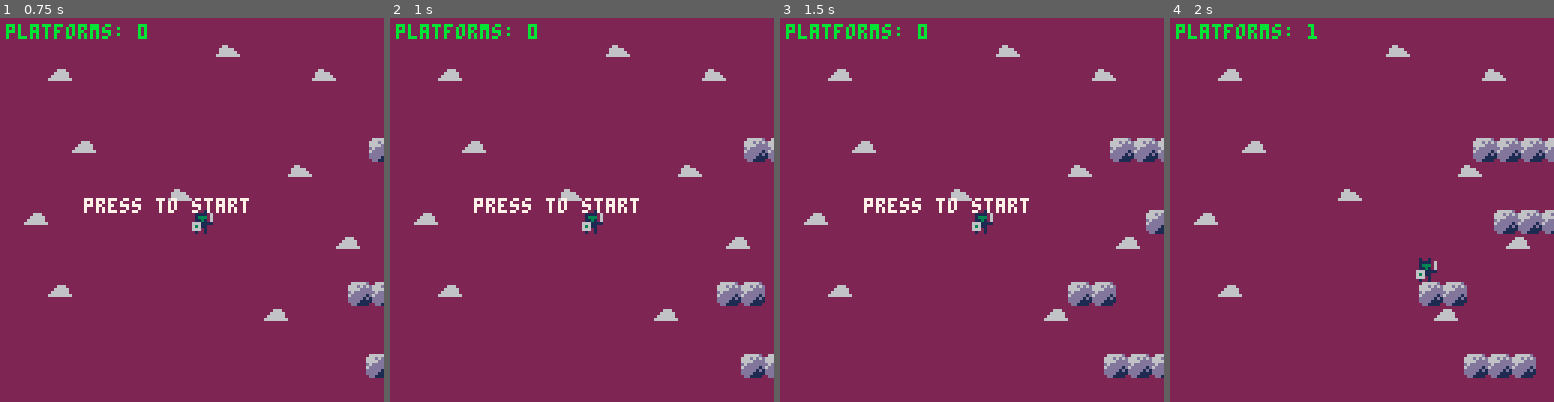
Above: before the commit, frames 1-4 (left to right).
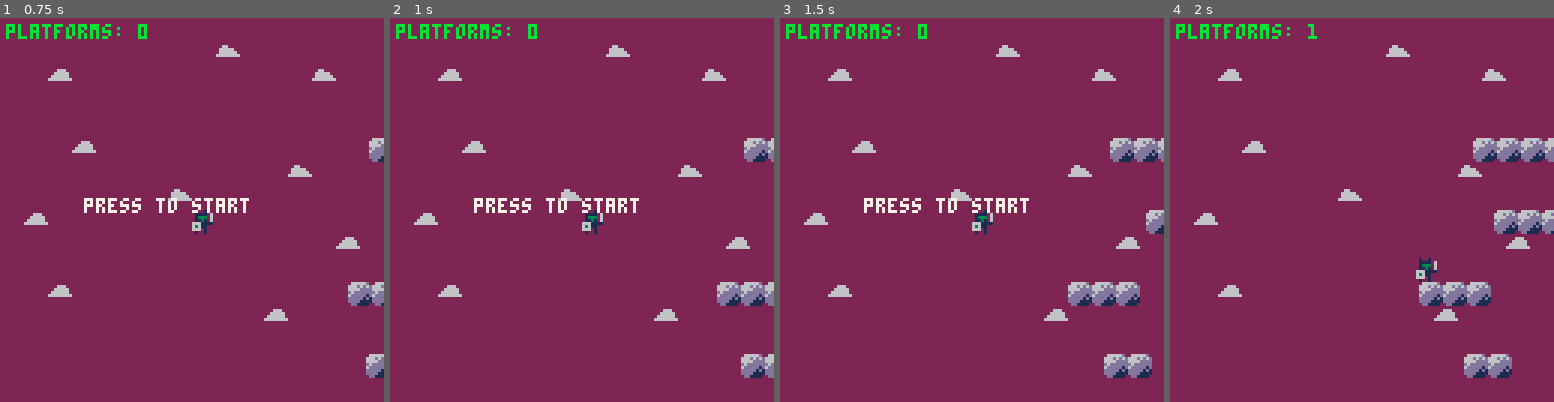
Above: after the commit, the same moments.

Repository: joe-barhouch/pico-runner
Game: PICO-8 cartridge main.p8
The game is run twice, just before and just after one commit, with the same random seed, the same clock (stepped at 60 frames per second) and the same inputs.
Inputs:
- Up to frame 1 (0.75 s): tap X (X key) at 0.33 s
- Up to frame 2 (1 s): no input
- Up to frame 3 (1.5 s): tap X (X key) at 1.07 s
- Up to frame 4 (2 s): hold Right from 1.6 s (still down); tap X (X key) at 1.85 s

Frame 1 is identical in both runs. In frame 2, 0.1% of the frame differs, in the area x 97-100%, y 68-75%; in frame 3, 0.5%; in frame 4, 0.7%, in the area x 77-96%, y 68-94%.

Commit message:
Refine platform management

Diff:
--- a/src/collision.lua
+++ b/src/collision.lua
@@ -101,7 +101,7 @@
   local earliest_collision = nil
   local collision_platform = nil
 
-  for plat in all(platforms) do
+  for plat in all(PlatformManager.platforms) do
     local t, nx, ny, tx, ty, intersect = swept_aabb_collision(player_x, player_y, player_w, player_h, plat.x, plat.y, plat.width * 8, 8, goal_x, goal_y)
 
     -- Only consider top surface collisions (normal pointing up)
--- a/src/game_manager.lua
+++ b/src/game_manager.lua
@@ -85,6 +85,7 @@
     -- Only change if we need to
     if target_direction ~= current_direction then
         current_direction = target_direction
+        cleanup_platforms(current_direction)
     end
 end
 
--- a/src/platforms.lua
+++ b/src/platforms.lua
@@ -2,6 +2,9 @@
 
 Platform = {}
 Platform.__index = Platform
+
+-- Table to encapsulate manager state
+PlatformManager = {}
 
 -- The `new` function now takes a slot_index to guarantee its position
 function Platform:new(x, y, speed, sprite, width, direction, slot_index)
@@ -56,34 +59,34 @@
 -- ======================================================
 
 function init_platforms()
-  platform_base_speed = 0.5
-  platforms = {}
-  plat_widths = { 2, 3, 4 } -- Possible widths
+  PlatformManager.platform_base_speed = 0.5
+  PlatformManager.platforms = {}
+  PlatformManager.plat_widths = { 2, 3, 4 }
 
   -- Timer-based spawning
-  spawn_timer = 0
-  spawn_delay = 30 -- Spawn a platform every 30 frames (0.5 seconds) if above minimum
+  PlatformManager.spawn_timer = 0
+  PlatformManager.spawn_delay = 30 -- frames
 
   -- Simplified Slot System Setup
-  min_distance = 24 -- The space between the start of each slot
+  PlatformManager.min_distance = 24
 
   -- Create lists of *available* slot indices
-  y_free_slots = {}
-  local num_y_slots = flr((SCREEN_HEIGHT - 32) / min_distance) -- Usable vertical space
+  PlatformManager.y_free_slots = {}
+  local num_y_slots = flr((SCREEN_HEIGHT - 32) / PlatformManager.min_distance)
   for i = 1, num_y_slots do
-    add(y_free_slots, i)
-  end
-
-  x_free_slots = {}
-  local num_x_slots = flr((SCREEN_WIDTH - 32) / min_distance) -- Usable horizontal space
+    add(PlatformManager.y_free_slots, i)
+  end
+
+  PlatformManager.x_free_slots = {}
+  local num_x_slots = flr((SCREEN_WIDTH - 32) / PlatformManager.min_distance)
   for i = 1, num_x_slots do
-    add(x_free_slots, i)
+    add(PlatformManager.x_free_slots, i)
   end
 end
 
 -- Gets a slot by *removing* it from the list of available slots. Guaranteed unique.
 function get_free_slot(is_horizontal)
-  local free_slots = is_horizontal and y_free_slots or x_free_slots
+  local free_slots = is_horizontal and PlatformManager.y_free_slots or PlatformManager.x_free_slots
   if #free_slots == 0 then
     return nil
   end
@@ -97,7 +100,7 @@
 -- Releases a slot by *adding* its index back to the list of available slots.
 function release_slot(platform)
   local is_horizontal = platform.direction == DIRECTIONS.RIGHT_TO_LEFT or platform.direction == DIRECTIONS.LEFT_TO_RIGHT
-  local free_slots = is_horizontal and y_free_slots or x_free_slots
+  local free_slots = is_horizontal and PlatformManager.y_free_slots or PlatformManager.x_free_slots
 
   -- Only release if the platform had a valid slot
   if platform.slot_index then
@@ -115,7 +118,7 @@
 
   -- CORE FIX 1: Count only platforms of the CURRENT direction
   local current_direction_platforms = 0
-  for plat in all(platforms) do
+  for plat in all(PlatformManager.platforms) do
     if plat.direction == direction then
       current_direction_platforms += 1
     end
@@ -128,10 +131,10 @@
     should_spawn = true
   else
     -- TIMER: If at or above minimum, use the timer for steady spawning
-    spawn_timer += 1
-    if spawn_timer >= spawn_delay then
+    PlatformManager.spawn_timer += 1
+    if PlatformManager.spawn_timer >= PlatformManager.spawn_delay then
       should_spawn = true
-      spawn_timer = 0
+      PlatformManager.spawn_timer = 0
     end
   end
 
@@ -146,20 +149,22 @@
     return
   end -- No free slots, can't spawn right now
 
-  local speed = platform_base_speed + rnd(0.5)
+  local plat_width = rnd(PlatformManager.plat_widths)
+  local speed = PlatformManager.platform_base_speed + rnd(0.5)
   local x, y
 
   -- Calculate position from the slot index, guaranteeing no overlap
   if is_horizontal then
-    y = 16 + slot_index * min_distance
-    x = (direction == DIRECTIONS.RIGHT_TO_LEFT) and SCREEN_WIDTH + 8 or -48
+    y = 16 + slot_index * PlatformManager.min_distance
+    x = (direction == DIRECTIONS.RIGHT_TO_LEFT) and SCREEN_WIDTH + 8 or - (plat_width * 8)
   else -- Vertical
-    x = 16 + slot_index * min_distance
+    x = 16 + slot_index * PlatformManager.min_distance
+    x = clamp(x, 0, SCREEN_WIDTH - plat_width * 8)
     y = (direction == DIRECTIONS.UP_TO_DOWN) and -16 or SCREEN_HEIGHT + 8
   end
 
-  local new_platform = Platform:new(x, y, speed, 7, rnd(plat_widths), direction, slot_index)
-  add(platforms, new_platform)
+  local new_platform = Platform:new(x, y, speed, 7, plat_width, direction, slot_index)
+  add(PlatformManager.platforms, new_platform)
 
   spawn_coin_on_platform(new_platform)
 end
@@ -169,20 +174,32 @@
   spawn_platform()
 
   -- Update existing platforms
-  for i = #platforms, 1, -1 do
-    local plat = platforms[i]
+  for i = #PlatformManager.platforms, 1, -1 do
+    local plat = PlatformManager.platforms[i]
     plat:update()
 
     if plat:is_off_screen() then
       -- CRUCIAL: Release the slot before deleting the platform
       release_slot(plat)
-      del(platforms, plat)
-    end
-  end
+      del(PlatformManager.platforms, plat)
+    end
+  end
+end
+
+-- Remove platforms that don't match the given direction
+function cleanup_platforms(new_direction)
+  for i = #PlatformManager.platforms, 1, -1 do
+    local plat = PlatformManager.platforms[i]
+    if plat.direction ~= new_direction then
+      release_slot(plat)
+      del(PlatformManager.platforms, plat)
+    end
+  end
+  PlatformManager.spawn_timer = 0
 end
 
 function draw_platforms()
-  for plat in all(platforms) do
+  for plat in all(PlatformManager.platforms) do
     plat:draw()
   end
 end
--- a/src/player.lua
+++ b/src/player.lua
@@ -132,13 +132,15 @@
 
     -- Apply platform speed if on one
     if self.on_ground and plat_speed then
-
         if platform.direction == DIRECTIONS.RIGHT_TO_LEFT then
             self.x -= plat_speed
         elseif platform.direction == DIRECTIONS.LEFT_TO_RIGHT then
             self.x += plat_speed
+        elseif platform.direction == DIRECTIONS.UP_TO_DOWN then
+            self.y += plat_speed
+        elseif platform.direction == DIRECTIONS.DOWN_TO_UP then
+            self.y -= plat_speed
         end
-
 
         if self.x < 0 then
             self.x = 0
